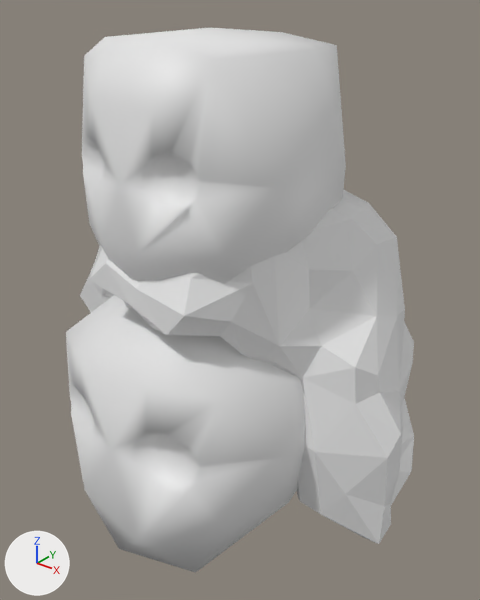
An edit to the glTF model maybraid/assets/characters/hair/flowing_curls.glb, drawn before and after from the same camera.
Both versions are drawn from a 50 mm camera at (1.78, -2.14, 1.17) aimed at (0.04, 0.03, -0.17). Arrows for +X, +Y and +Z are at lower left; the lights stay in place. The older version comes first. Where no turn or scale is listed for an object, it has been applied to the vertices.

In view in the first picture: 'FlowingCurls', 'Icosphere.019', 'MeerkatHead'.
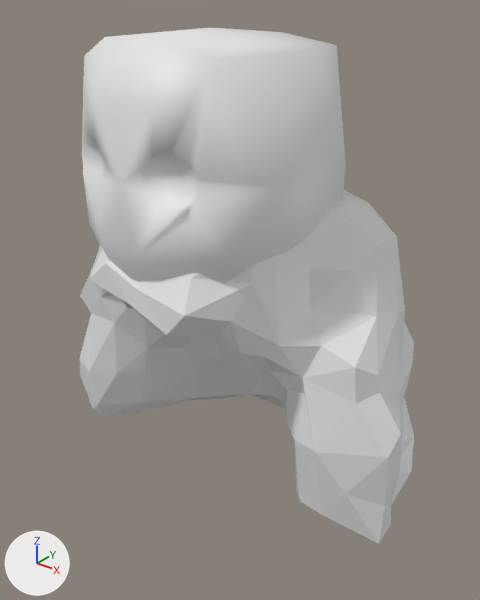
Where the newer file only moved an object's origin or applied its transform, the numbers keep the older frame.

Where the change shows, as pixel boxes [x1, y1, x2, y2] in the pictures (480 x 600 px):
'Icosphere.019', deleted
    before: [66, 295, 305, 573]

The change, as a list of edits to the scene's bpy script:
```text
Remove ob_icosphere_019:
    ob_icosphere_019 = bpy.data.objects.new('Icosphere.019', me_icosphere_019)
    ob_icosphere_019.location = (0.0, 0.0, -0.571)
```
